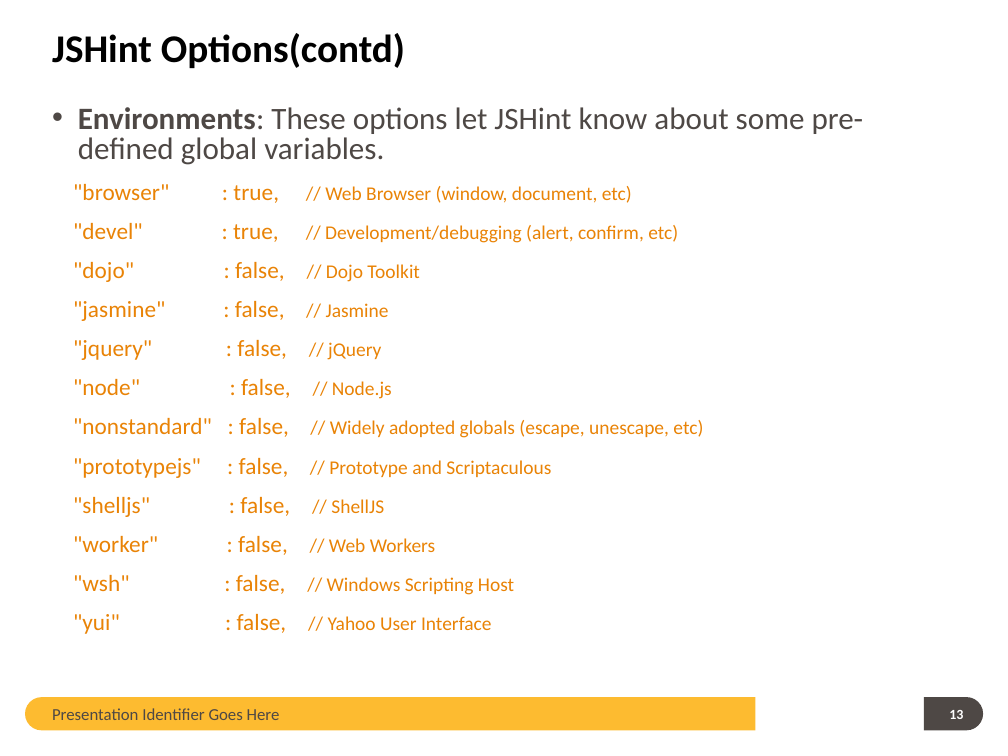
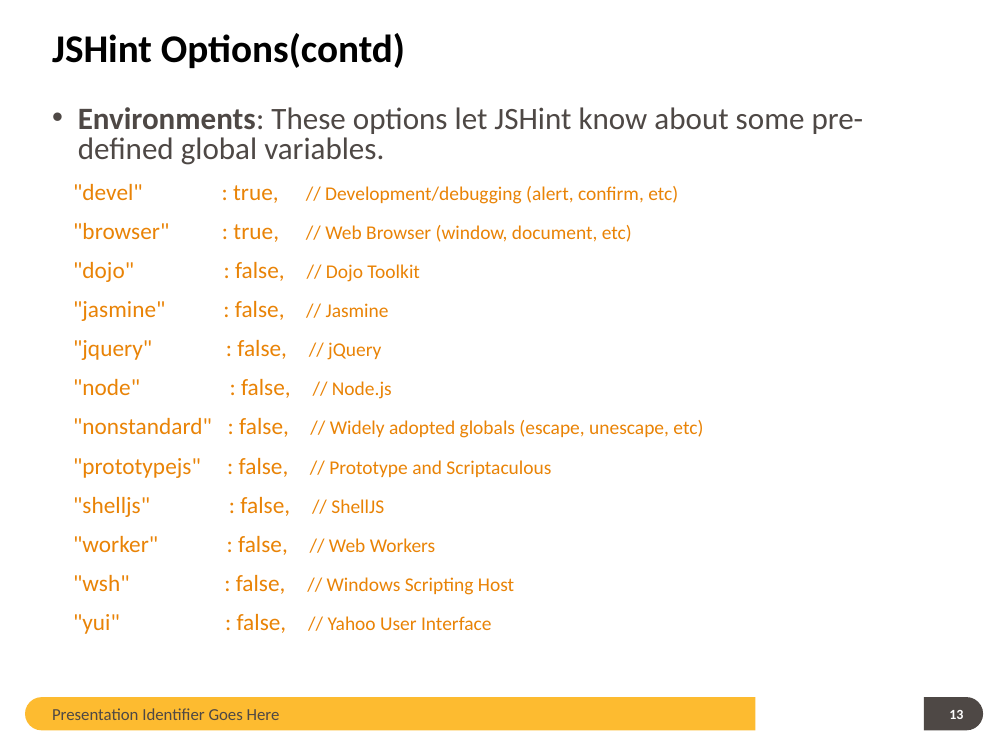
Before and after one commit to guangweiqiao/EIMS, a slide deck: slide 13 of EIMS/doc/JSHint TOI.pptx. Drawn at 1008x756 pixels with LibreOffice and Linux fonts; fonts in the diff are those of the drawing; background and template pictures are left out. Boxes give left, top, right and bottom in pixels: in the first picture for what was removed or moved away, otherwise in the second. Text is boxed around its words. In the diff, an @@ line names an element or a change of style, - is before the commit and + after.

```diff
--- a/EIMS/doc/JSHint TOI.pptx
+++ b/EIMS/doc/JSHint TOI.pptx
@@ text at [73,184,678,204]: paragraph added @@
+"devel" : true, // Development/debugging (alert, confirm, etc)
@@ text at [73,223,678,243]: paragraph removed @@
-"devel" : true, // Development/debugging (alert, confirm, etc)
```
Also in this commit, not shown: 5 other slides changed.
